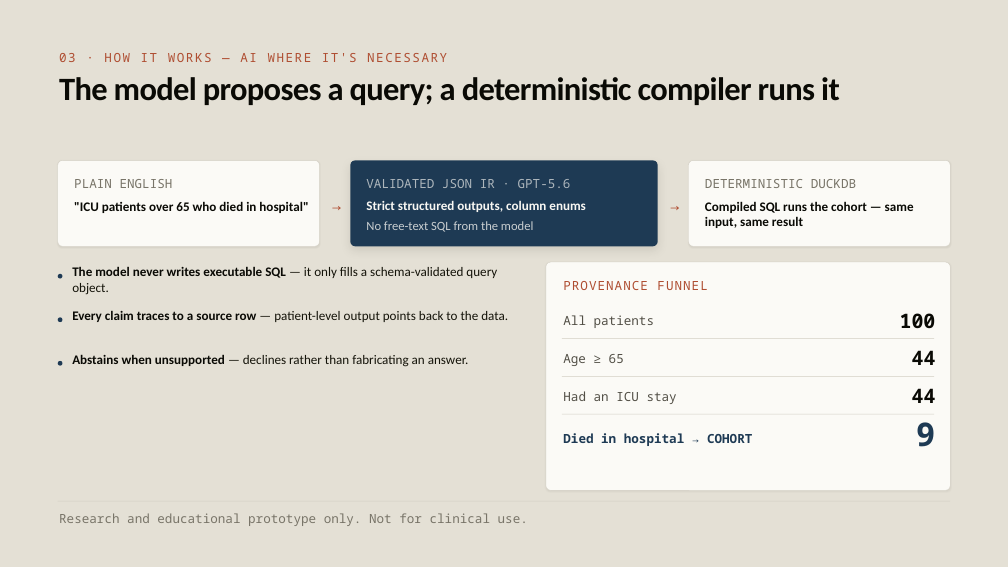
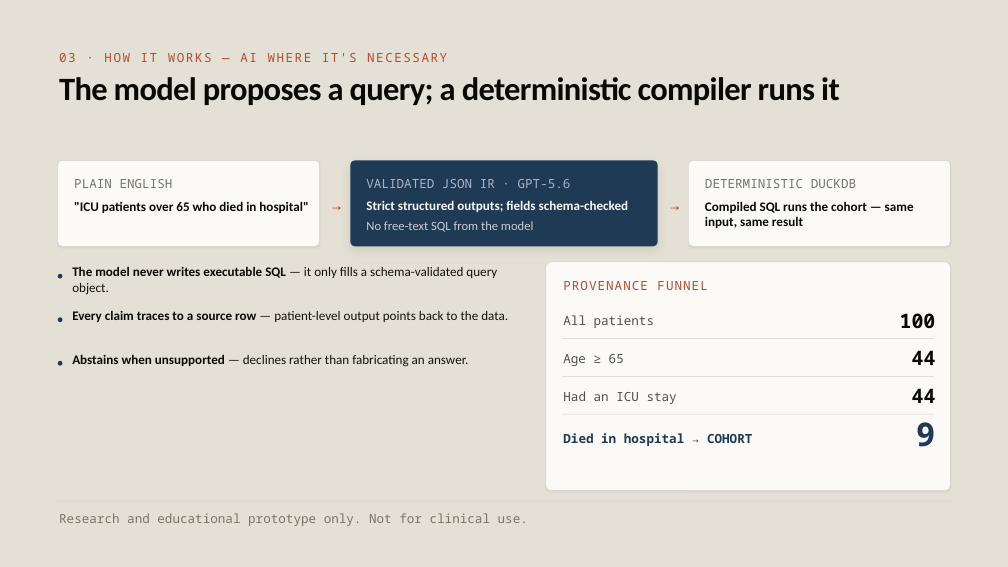
Before and after one commit to danisaysskol/CohortFit, a slide deck: slide 4 of CohortFit_pitch_deck.pptx. Drawn at 1008x567 pixels with LibreOffice and Linux fonts; fonts in the diff are those of the drawing. Boxes give left, top, right and bottom in pixels: in the first picture for what was removed or moved away, otherwise in the second. Text is boxed around its words. In the diff, an @@ line names an element or a change of style, - is before the commit and + after.

```diff
--- a/CohortFit_pitch_deck.pptx
+++ b/CohortFit_pitch_deck.pptx
@@ text at <box>366,200,629,212</box>: text changed @@
-Strict structured outputs, column enums
+Strict structured outputs; fields schema-checked
```
Also in this commit, not shown: 9 other files.
